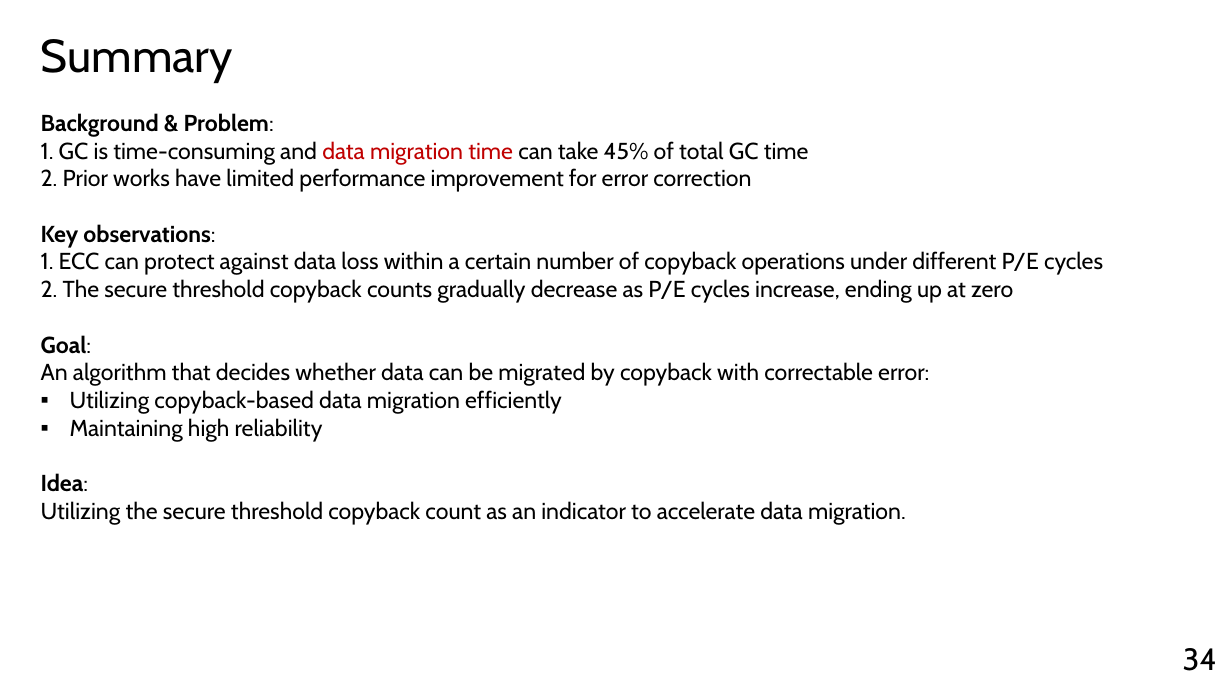
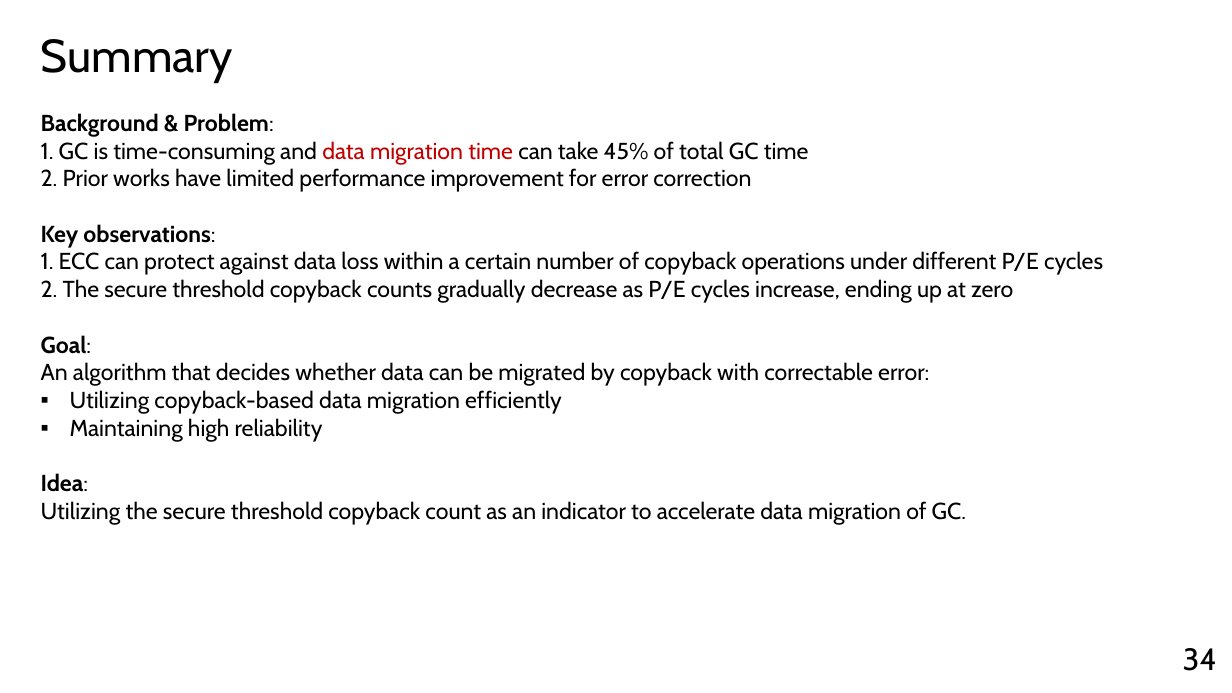
Before and after one commit to yousei-github/StudyNotes, a slide deck: slide 34 of temp/Presentation_Yang Sheng.pptx. Drawn at 1232x693 pixels with LibreOffice and Linux fonts; fonts in the diff are those of the drawing. Boxes give left, top, right and bottom in pixels: in the first picture for what was removed or moved away, otherwise in the second. Text is boxed around its words. In the diff, an @@ line names an element or a change of style, - is before the commit and + after.

```diff
--- a/temp/Presentation_Yang Sheng.pptx
+++ b/temp/Presentation_Yang Sheng.pptx
@@ text at (41,501,966,525): text changed @@
-Utilizing the secure threshold copyback count as an indicator to accelerate data migration.
+Utilizing the secure threshold copyback count as an indicator to accelerate data migration of GC.
```
Also in this commit, not shown: 3 other slides changed.
